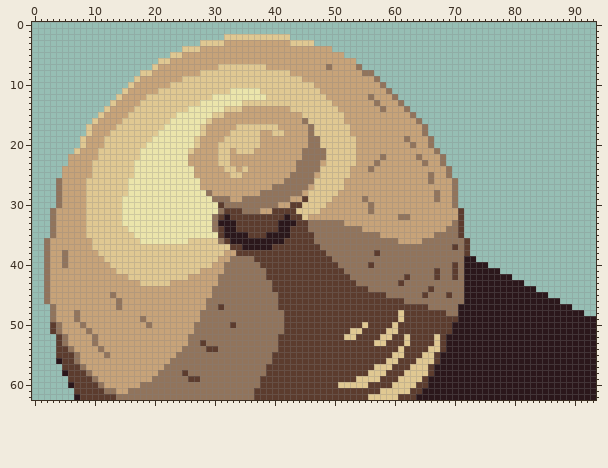
Edited in one commit: sprite sheet (sprites/UI/buttons/timbre.png). The picture above is the old version.
The file is 94x63 pixels.
The result:
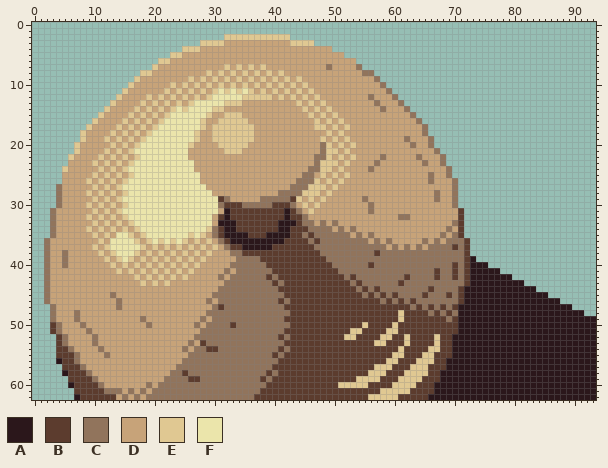
Palette (. is transparent): A #2b171b  B #5c3c2e  C #91745c  D #c7a379  E #e0c892  F #ebe5ab
The edit:
Changed rows in their new state; - is an unchanged pixel.
first column x 4:
 7 ---------------------------D-D-D-D-----------------------------------
 8 ------------------------D-D-D-D-D-D-D-D------------------------------
 9 ---------------------D-D-D-D-D-D-D-D-D-D-----------------------------
10 --------------------D-D-D-D-D-D-D-D-D-D-D-D--------------------------
11 -----------------D-D-D-D-D-F--E-ED-D-D-D-D-D-------------------------
12 ----------------D-D-D-D-D------EEEE-D-D-D-D-D------------------------
13 ---------------D-D-D-D-F----EEEDDDDDDDDD-D-D-D-----------------------
14 --------------D-D-D-F-----EEDDD--------DD-D-D-D----------------------
15 -------------D-D-D-F-----EDDEEE----------D-D-D-D---------------------
16 ------------D-D-D-F-----ED-EEEEE---------DD-D-D----------------------
17 -----------D-D-D-F--------EEEE---DDDD-----D--D-D---------------------
18 ----ED----D-D-D-F------ED-EEE----D--DD----DDD-D-D--------------------
19 ---------D-D-D-F----------EE-----D--------DD-D-D-D-------------------
20 ---ED---D-D-D-F-------ED--------DD--------DDC-D-D--------------------
21 -------D-D-D-F--------D----D-E-DD--------DDD---D-D-------------------
22 --E-----D-D-D--------------DD------------DD---D-D--------------------
23 -------D-D-D----------F----DD-----------DDD-E--D-D-------------------
24 -E----D-D-D-F---------------DD-D--------DD----D-D--------------------
25 -------D-D-D-----------F-----DD--------DD----D-D---------------------
26 .-----D-D-D---------------------------DD----D-D----------------------
27 -----D-D-D-F------------F-----------DDD---E--D-D---------------------
28 ------D-D-D--------------F--------DDD----E--D-D----------------------
29 -----D-D-D----------------FB---DDD-----BED-D-D-----------------------
30 ------D-D-DE---------------CBBB-----BBBCD-D-D------------------------
31 -----D-D-D-----------------DA--BBBBB--A-CD-D-------------------------
32 ------D-D-DE--------------D--------------C---------------------------
33 -----D-D-D-DE-------------D--------------C-D-D-D---------------------
34 ------D-D-D-DE-----------E--------------------D-D-D---------------D--
35 -----D-D-DFF-DE-------E-EDC--------------C-------D-D-D---------D-D---
36 ------D-DFFFF-DE-E-E-ED-D-D---------------CB--------D-D-D-----D-D----
37 -------D-FFFFF-D-D-D-D-D-D-DC--------------C-----------D-D-D-D-------
38 --------D-FFF-D-D-D-D-D-D-DD-CC-------------C------------------------
39 ---------D-F-D-D-D-D-D-D-DD--D---C-----------C----------------------B
40 ----------D-D-D-D-D-D-D-DD--D-----C-----------C---------------------B
41 -----------D-D-D-D-D-D-D-----D-----C-----------C--------------------B
42 ------------D-D-D-D-D-------D-------C-----------CB------------------B
43 ---------------D-D---------D---------C-----------CB-----------------B
44 --------------------------D---------C-------------C--B-------------B-
45 -------------------------------------C-------------C-C--B----------B-
46 --------------------------D-----------C---------------C-C--B-------B-
47 -------------------------D-----------C---------------------C-CB-B-B--
48 ------------------------D-------------C-----------------------C-CB---
49 -------------------------D---------------------------------------C---
50 ------------------------D-------------C---------------------------B--
51 -----------------------D------------------------------------------B--
52 ----------------------D---------------C--------------------------B---
53 -----------------------D-------------C---------------------------B---
54 ----------------------D---------------C--------------------------B---
55 --------------------DD---------------C--------------------------BB---
56 -------------------DD---------------C---------------------------B----
57 ------------------DD---------------C---------------------------BB----
58 -----------------DD-----------------C--------------------------B-----
59 ----------------DD-----------------C--------------------------BB-----
60 --------------D-D-----------------C---------------------------B------
61 ----------C--D-D-----------------C---------------------------BB------
62 ----------D-D-D---------------------------------------------BB-------
Changed places in both pictures, as pixel boxes (x1, y1, x2, y2):
changed: (56, 64, 470, 400)
